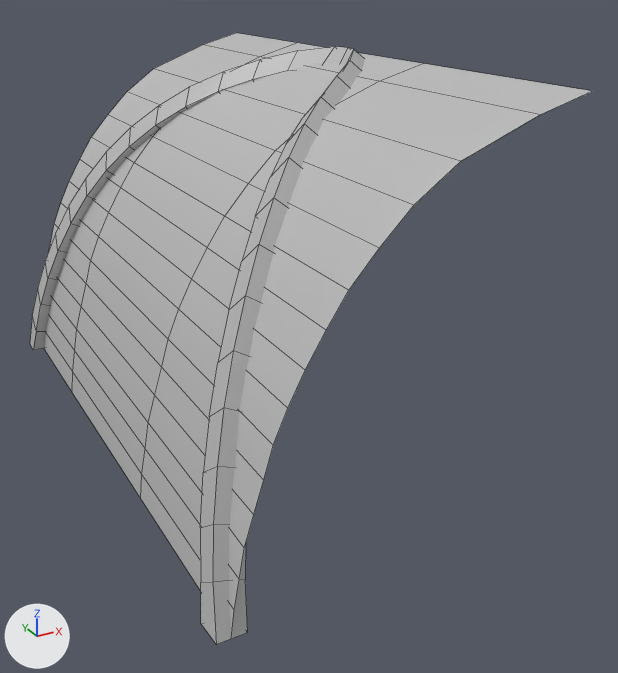
A saved change to the FBX model RavenHill/Assets/3dModel/TileSetA/Mesh_Curved_Ceiling_a01.fbx.
Both versions are drawn from a camera (50 mm lens) standing at (-0.188, -0.298, 0.418) and looking at (-0.039, -0.027, 0.283). Arrows for +X, +Y and +Z are at lower left; the lights stay in place. Mesh edges are drawn as thin lines. Where no turn or scale is listed for an object, it has been applied to the vertices.

Objects in the first picture: 'Mesh_Curved_Ceiling_a01'.
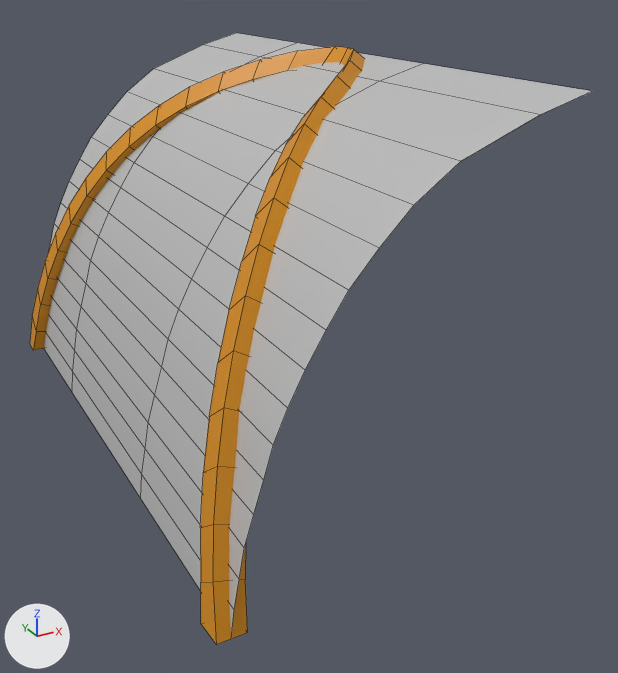
Location of each change, [x1, y1, x2, y2] in pixels of the pictures (618 x 673 px):
part 1 of me_mesh, recoloured (grey to orange): [30, 46, 365, 644] in both

Patch to the scene script:
```diff
--- a/RavenHill/Assets/3dModel/TileSetA/Mesh_Curved_Ceiling_a01.fbx.py
+++ b/RavenHill/Assets/3dModel/TileSetA/Mesh_Curved_Ceiling_a01.fbx.py
@@ mat_wood @@
+mat_wood = principled_material('Wood')
+mat_wood.base_color = (0.684, 0.267, 0.0)  # orange #d88d00
@@ me_mesh @@
 me_mesh.from_pydata(...)  # 188 vertices, 165 faces; spans x -0.12..0.001, y -0.12..0.12, z 0.24..0.388
 # used by ob_mesh_curved_ceiling_a01; location = (0.0, 0.0, 0.0)
+# me_mesh part 1: 120 of the faces centred in x -0.119..-0.002, y -0.117..0.117, z 0.245..0.384 switch from mat_lambert1 (grey #bcbcbc) to mat_wood (orange #d88d00)
```
